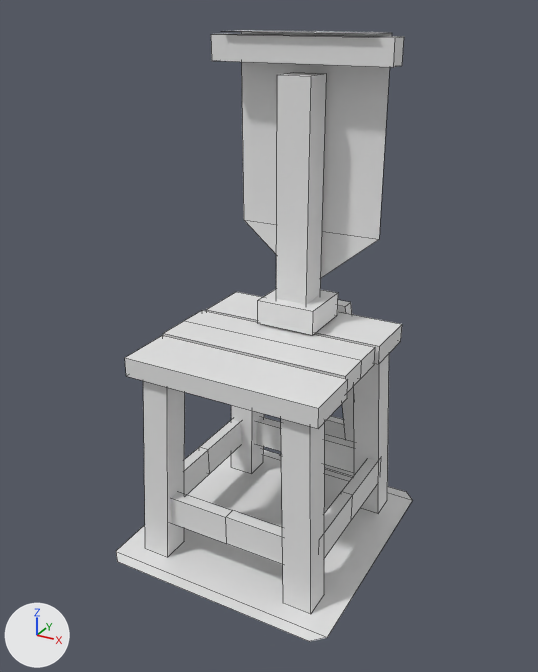
A saved change to the FBX model Assets/Models/New_Models/Towers/Archer_Towers/Archer_Tower_lvl_1.fbx.
Rendered twice from a 50 mm lens placed at (2.17, -4.0, 3.52), pointed at (-0.04, 0.03, 1.51). The axes (+X, +Y, +Z) are drawn at lower left. The lights are the same throughout. Mesh edges are drawn as thin lines. Where no turn or scale is listed for an object, it has been applied to the vertices.

The first picture shows 'Archer_Tower_lvl_1'.
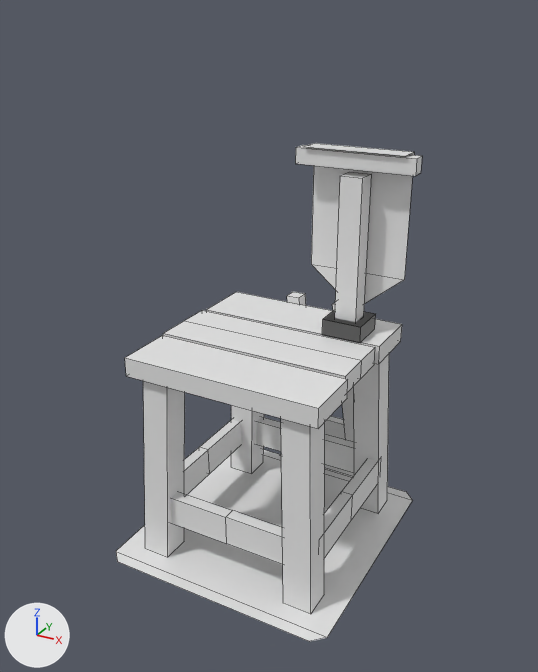
Commit message: Add archers

Where the newer file only moved an object's origin or applied its transform, the numbers keep the older frame.

What changed in the scene script:
```text
Change me_cube_113:
    used by ob_archer_tower_lvl_1; location = (0.0, 0.0, 0.0)
    remove me_cube_113.from_pydata(...)  # 193 vertices, 138 faces; spans x -0.82..0.83, y -0.89..1.19, z -0.01..3.39
    add me_cube_113.from_pydata(...)  # 199 vertices, 144 faces; spans x -0.82..0.83, y -0.89..1.19, z -0.01..2.72
    me_cube_113 part 1: a new loose piece, a box spanning x 0.31..0.46, y 0.31..0.45, z 1.59..2.57, in mat_towers (white #e7e7e7)
    me_cube_113 part 2: the loose piece of 7 vertices spanning x -0.52..0.52, y 0.27..0.52, z 1.71..3.39 is copied, and the copy is scaled about its middle by 0.653, then moved by (0.39, 0.0, -0.38); it spans x 0.05..0.73, y 0.31..0.47, z 1.62..2.72
    me_cube_113 part 3: the loose piece of 8 vertices spanning x -0.62..0.61, y 0.31..0.46, z 3.22..3.37 is deleted
    me_cube_113 part 4: the loose piece of 8 vertices spanning x -0.12..0.12, y 0.27..0.49, z 1.66..3.15 is deleted
    me_cube_113 part 5
    3 vertices are removed from x -0.52..0.52, y 0.27..0.52, z 1.71..3.39
    2 faces are deleted
    12 vertices move from x -0.52..0.52, y 0.18..0.58, z 1.51..3.39 to x -0.01..0.79, y 0.25..0.51, z 1.49..2.61
    10 vertices are added at x -0.01..0.79, y 0.25..0.51, z 1.49..2.71
    11 new faces join them
```

What differs and where, as boxes [x1, y1, x2, y2] in the pictures (538 x 672 px):
'Archer_Tower_lvl_1', reshaped (18% shorter): before [116, 30, 412, 641]; after [116, 143, 422, 641]
part 1 of me_cube_113, added: after [335, 172, 371, 322]
part 2 of me_cube_113, added: after [304, 143, 414, 304]
part 3 of me_cube_113, deleted: before [211, 33, 404, 67]
part 4 of me_cube_113, deleted: before [276, 72, 327, 304]
part 5 of me_cube_113, built on: before [236, 30, 386, 335]; after [295, 145, 422, 342]
